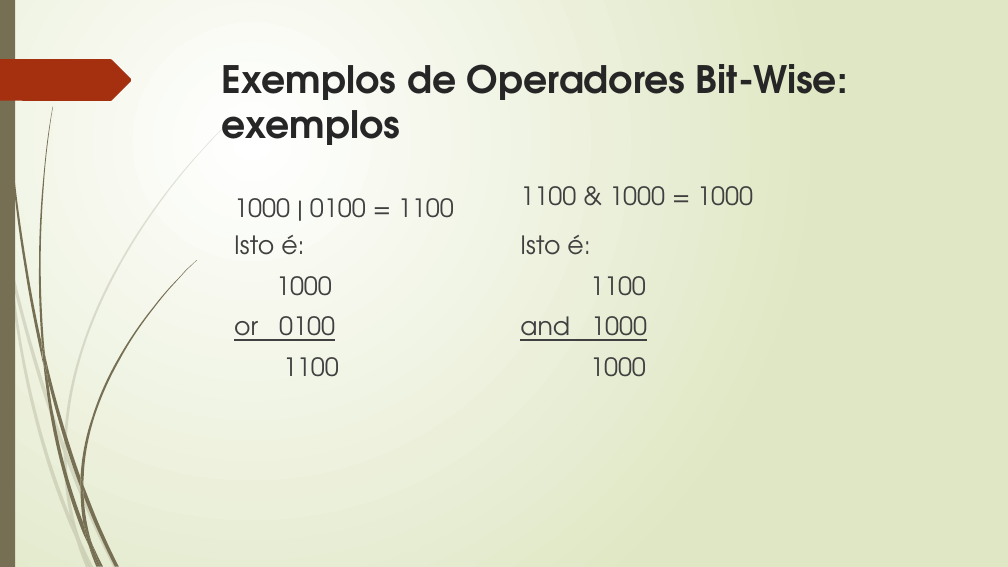
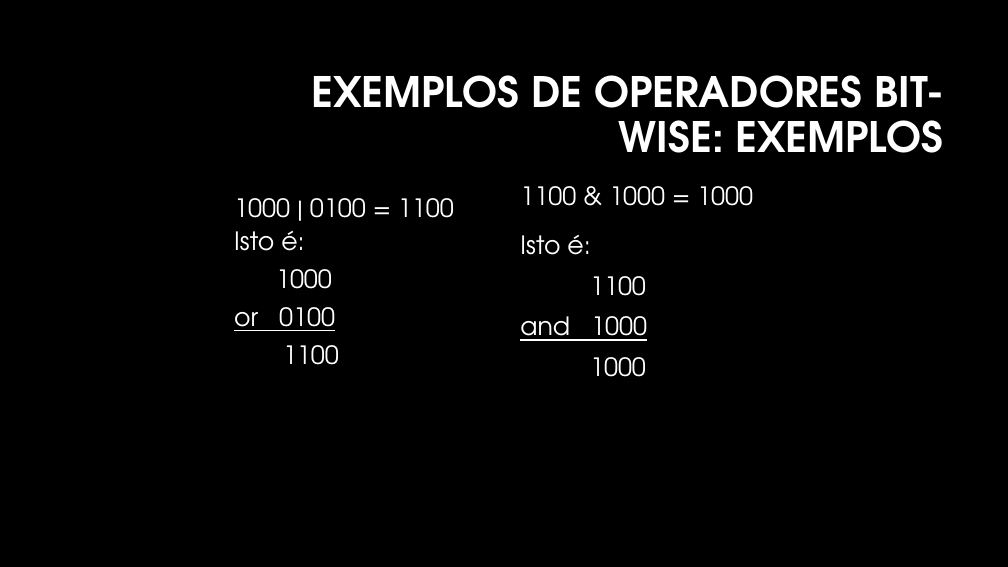
Before and after one commit to manoelcampos/sistemas-distribuidos, a slide deck: slide 5 of projects/03-non-blocking-chat-socketchannel-nio2/chat-non-blocking.pptx. Drawn at 1008x567 pixels with LibreOffice and Linux fonts; fonts in the diff are those of the drawing; background and template pictures are left out. Boxes give left, top, right and bottom in pixels: in the first picture for what was removed or moved away, otherwise in the second. Text is boxed around its words. In the diff, an @@ line names an element or a change of style, - is before the commit and + after.

```diff
--- a/projects/03-non-blocking-chat-socketchannel-nio2/chat-non-blocking.pptx
+++ b/projects/03-non-blocking-chat-socketchannel-nio2/chat-non-blocking.pptx
@@ background gradient #FFFFFF to #DFE8C4 to #000000 @@
@@ rectangle removed at (x1=0, y1=0, x2=15, y2=567) @@
@@ freeform shape removed at (x1=0, y1=59, x2=132, y2=101) @@
@@ title "EXEMPLOS DE OPERADORES BIT-WISE: EXEMPLOS" at (x1=311, y1=75, x2=944, y2=153): vertical alignment top to middle @@
@@ title at (x1=311, y1=75, x2=944, y2=153): text changed; size 36 to 40 pt; text colour #262626 to #FFFFFF @@
-Exemplos de Operadores Bit-Wise: exemplos
+EXEMPLOS DE OPERADORES BIT-WISE: EXEMPLOS
@@ text "Isto é:" at (x1=234, y1=231, x2=339, y2=365): text colour #404040 to #FFFFFF; line spacing 1 to 0.9 @@
@@ text colour #404040 to #FFFFFF in 3 elements at (x1=520, y1=186, x2=753, y2=206), (x1=234, y1=198, x2=454, y2=218), (x1=520, y1=235, x2=647, y2=377) @@
@@ group removed at (x1=0, y1=116, x2=236, y2=567): 10 freeform shapes @@
@@ group removed at (x1=2, y1=0, x2=197, y2=567): 12 freeform shapes @@
```
Also in this commit, not shown: 14 other slides changed, 2 other files.
